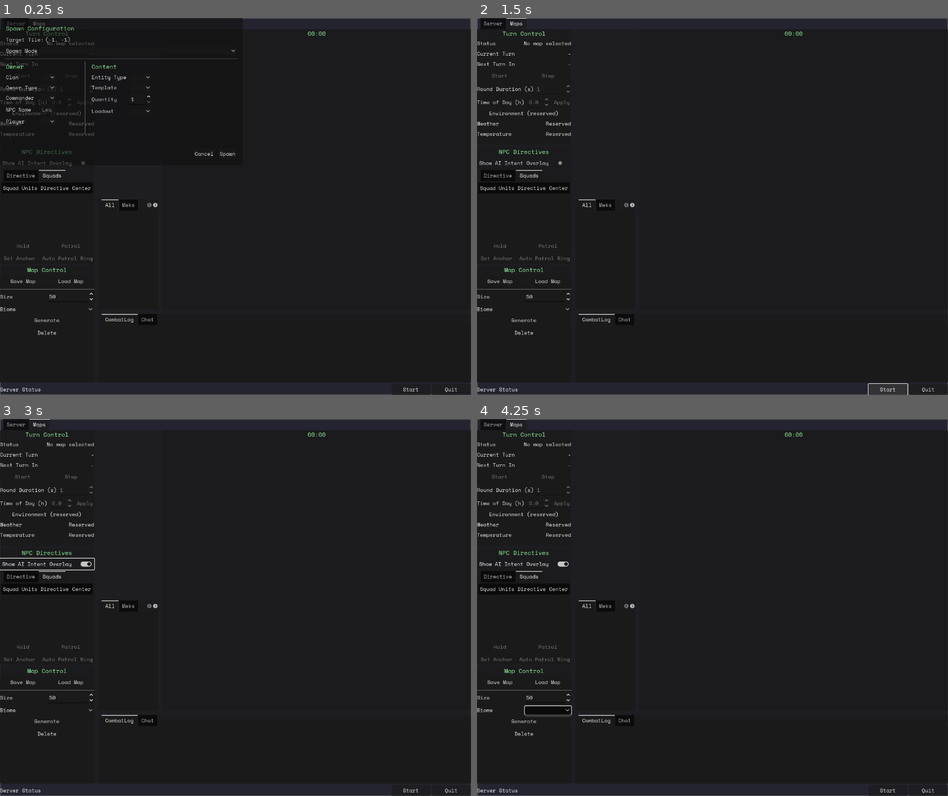
Above: before the commit, frames 1-4 (two rows, left to right).
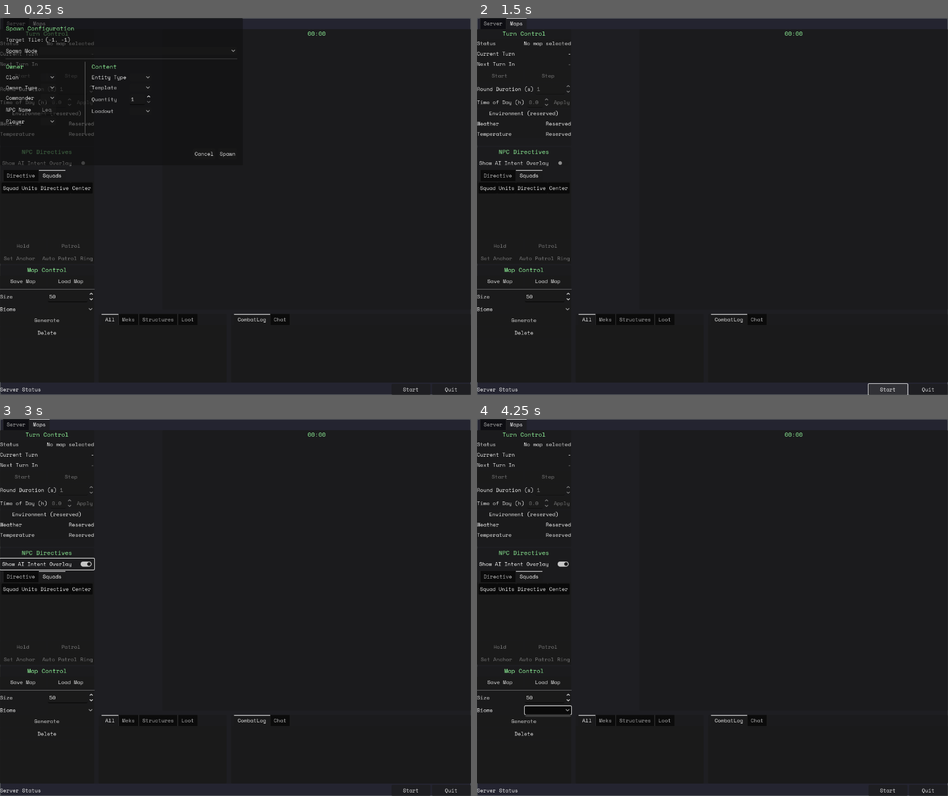
Above: after the commit, the same moments.

Repository: Galfurian/mekalingus_server
Game: Godot game, scene res://scenes/ui/server_gui.tscn
Same seed, same stepped clock (60 frames per second), same inputs: the game is played once before the commit and once after it.
Inputs (mouse positions are in pixels of both pictures, inside the frame that each line leads up to):
- Up to frame 1 (0.25 s): no input
- Up to frame 2 (1.5 s): click (524, 108) at 0.52 s; type "Alex" at 0.6 s; click "Start" at 1.25 s
- Up to frame 3 (3 s): click "Start" at 2 s; click "Show AI Intent Overlay" at 2.75 s
- Up to frame 4 (4.25 s): click (547, 709) at 3.5 s

The runs differ from the first frame. In frame 1, 0.2% of the frame differs, in the area x 21-61%, y 48-82%; in frame 2, 0.2%; in frame 3, 0.2%; in frame 4, 0.2%.

Commit message:
ux(ui): move entity list left of combat log

Diff:
--- a/scenes/gameplay/map_hud.tscn
+++ b/scenes/gameplay/map_hud.tscn
@@ -36,22 +36,28 @@
 
 [node name="InfoPanel" parent="RootSplit/MainSplit/LeftSidePanel" instance=ExtResource("3_0206q")]
 layout_mode = 2
-size_flags_stretch_ratio = 0.6
-
-[node name="EntityListPanel" parent="RootSplit/MainSplit/LeftSidePanel" instance=ExtResource("4_g2adk")]
-layout_mode = 2
 size_flags_vertical = 3
-size_flags_stretch_ratio = 0.4
 
 [node name="GridMap" parent="RootSplit/MainSplit" instance=ExtResource("3_vm2jc")]
 layout_mode = 2
 size_flags_horizontal = 3
 
-[node name="LogPanel" parent="RootSplit" instance=ExtResource("3_7afkc")]
+[node name="BottomSplit" type="HSplitContainer" parent="RootSplit"]
 layout_mode = 2
 size_flags_vertical = 3
 size_flags_stretch_ratio = 0.25
 
+[node name="EntityListPanel" parent="RootSplit/BottomSplit" instance=ExtResource("4_g2adk")]
+layout_mode = 2
+size_flags_horizontal = 3
+size_flags_stretch_ratio = 0.35
+
+[node name="LogPanel" parent="RootSplit/BottomSplit" instance=ExtResource("3_7afkc")]
+layout_mode = 2
+size_flags_horizontal = 3
+size_flags_vertical = 3
+size_flags_stretch_ratio = 0.65
+
 [node name="ActionMenu" type="PopupMenu" parent="."]
 
 [node name="SpawnPanel" parent="." instance=ExtResource("5_spawn")]
--- a/scripts/scenes/gameplay/map_hud.gd
+++ b/scripts/scenes/gameplay/map_hud.gd
@@ -27,11 +27,15 @@
 @onready var grid_container = $RootSplit/MainSplit/GridMap/ScrollView/GridContainer
 @onready var grid_drawer = $RootSplit/MainSplit/GridMap/ScrollView/GridContainer/GridDrawer
 @onready var icon_drawer = $RootSplit/MainSplit/GridMap/ScrollView/GridContainer/IconDrawer
-@onready var time_of_day_overlay = $RootSplit/MainSplit/GridMap/ScrollView/GridContainer/TimeOfDayOverlay
-@onready var combat_log = $RootSplit/LogPanel/TabContainer/CombatLog/ScrollContainer/CombatLog
+@onready var time_of_day_overlay = (
+	$RootSplit/MainSplit/GridMap/ScrollView/GridContainer/TimeOfDayOverlay
+)
+@onready var combat_log = (
+	$RootSplit/BottomSplit/LogPanel/TabContainer/CombatLog/ScrollContainer/CombatLog
+)
 @onready var info_panel = $RootSplit/MainSplit/LeftSidePanel/InfoPanel
-@onready var entity_list_panel = $RootSplit/MainSplit/LeftSidePanel/EntityListPanel
-@onready var log_panel = $RootSplit/LogPanel
+@onready var entity_list_panel = $RootSplit/BottomSplit/EntityListPanel
+@onready var log_panel = $RootSplit/BottomSplit/LogPanel
 @onready var time_label = $RootSplit/MainSplit/GridMap/TimeLabel
 @onready var spawn_panel = $SpawnPanel
 
@@ -269,8 +273,16 @@
 	var map_left_px: float = float(padding_tiles * grid_size)
 	var map_right_px: float = map_left_px + float(game_map.map_width * grid_size)
 	var half_view_w: float = visible_size.x / 2.0
-	var min_focus_scroll_h: int = clampi(int(floor(map_left_px - half_view_w)), 0, content_max_scroll_h)
-	var max_focus_scroll_h: int = clampi(int(ceil(map_right_px - half_view_w)), 0, content_max_scroll_h)
+	var min_focus_scroll_h: int = clampi(
+		int(floor(map_left_px - half_view_w)),
+		0,
+		content_max_scroll_h
+	)
+	var max_focus_scroll_h: int = clampi(
+		int(ceil(map_right_px - half_view_w)),
+		0,
+		content_max_scroll_h
+	)
 
 	if min_focus_scroll_h > max_focus_scroll_h:
 		# View is wider than map body: keep body centered.
